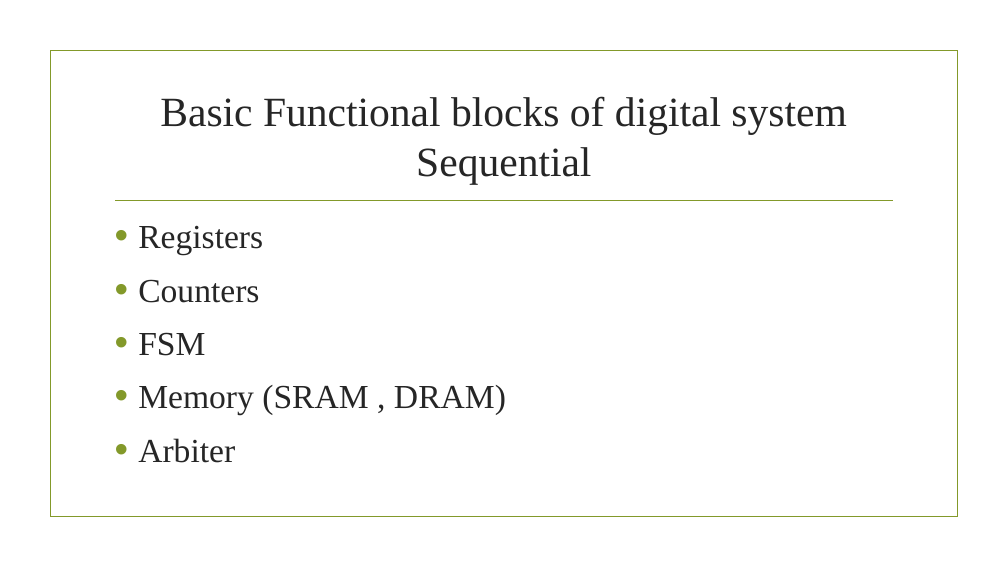
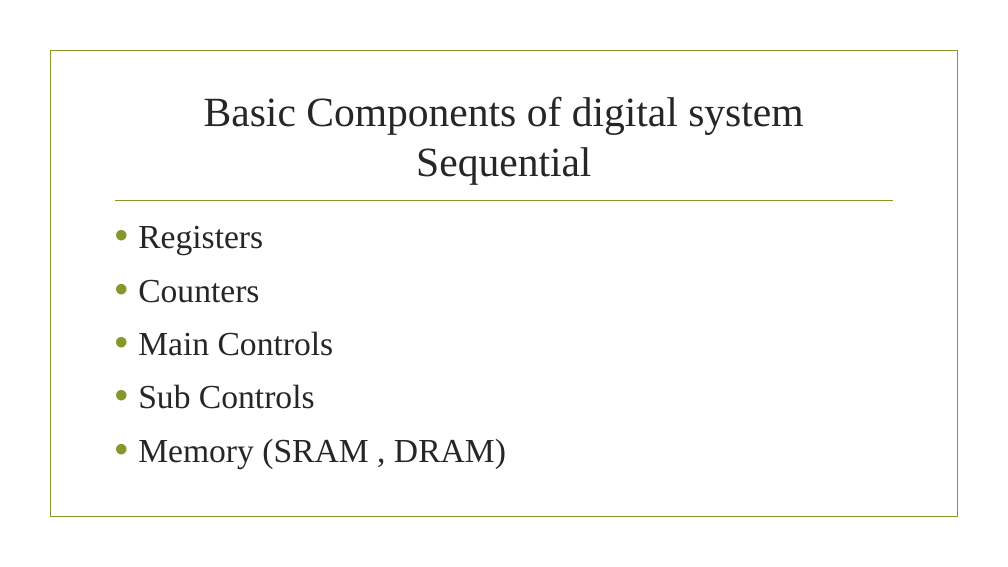
Before and after one commit to sicajc/EECS_LAB_TRAINING, a slide deck: slide 13 of Digital system Design flow.pptx. Drawn at 1008x567 pixels with LibreOffice and Linux fonts; fonts in the diff are those of the drawing; background and template pictures are left out. Boxes give left, top, right and bottom in pixels: in the first picture for what was removed or moved away, otherwise in the second. Text is boxed around its words. In the diff, an @@ line names an element or a change of style, - is before the commit and + after.

```diff
--- a/Digital system Design flow.pptx
+++ b/Digital system Design flow.pptx
@@ title at bbox=[204, 96, 803, 185]: text changed @@
-Basic Functional blocks of digital system
-Sequential
+Basic Components of digital system
+Sequential
@@ text at bbox=[138, 331, 334, 409]: text changed @@
-• FSM
+• Main Controls
+• Sub Controls
@@ text at bbox=[138, 438, 235, 463]: paragraph removed @@
-• Arbiter
```
Also in this commit, not shown: 4 other slides changed, 2 slides added, 55 other files.
